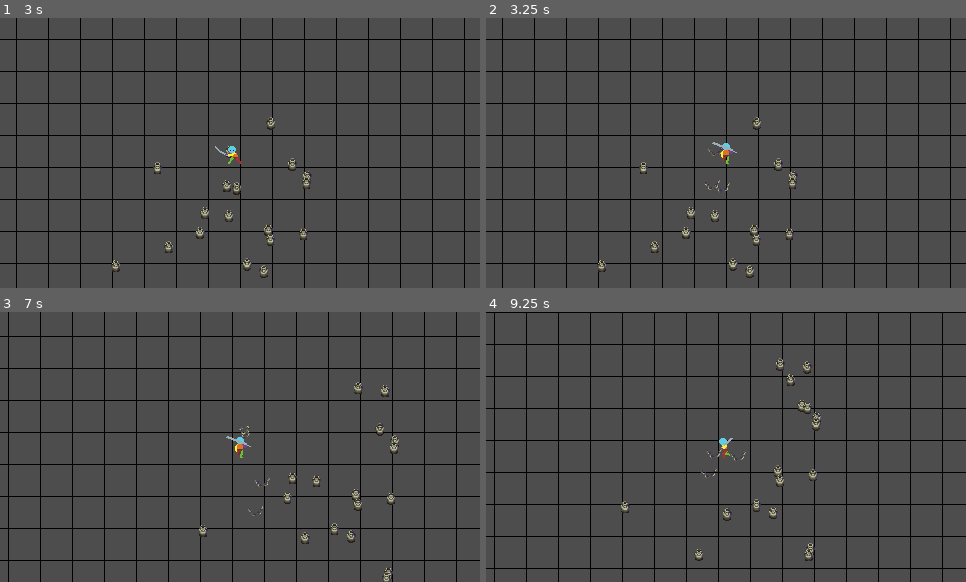
Above: before the commit, frames 1-4 (two rows, left to right).
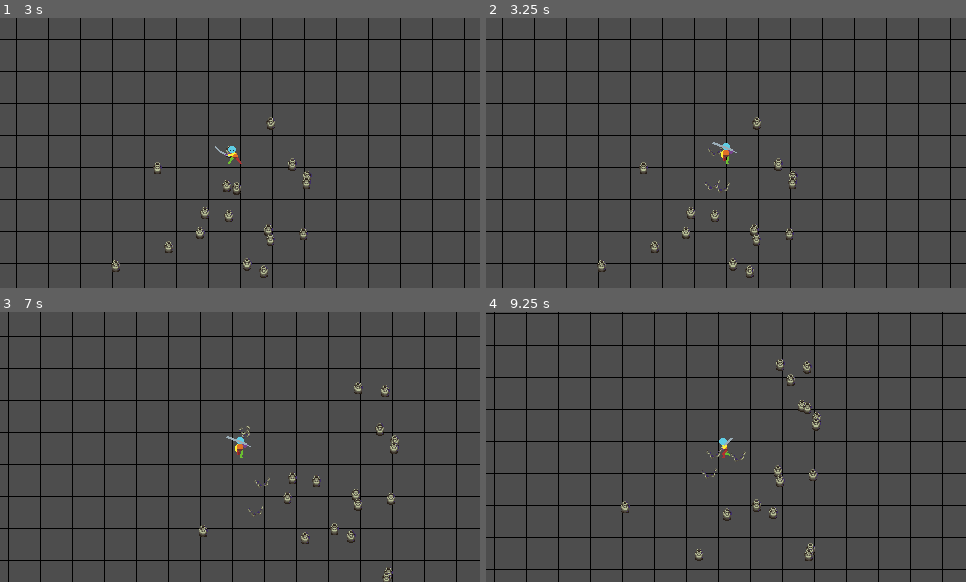
Above: after the commit, the same moments.

Repository: snowfrogdev/game-off-2024
Game: Godot game, scene res://main.tscn
Same seed, same stepped clock (60 frames per second), same inputs: the game is played once before the commit and once after it.
Inputs (mouse positions are in pixels of both pictures, inside the frame that each line leads up to):
- Up to frame 1 (3 s): move the mouse to (345, 139) at 0.52 s; hold D (Move Right) 0.53-1.28 s; click (345, 139) at 0.6 s; move the mouse to (144, 166) at 1.27 s; hold S (Move Down) 1.28-2.03 s; click (144, 166) at 1.35 s; move the mouse to (288, 93) at 2.02 s; hold D (Move Right) 2.03-2.78 s; click (288, 93) at 2.1 s; move the mouse to (216, 207) at 2.77 s; hold W (Move Up) from 2.78 s (still down); click (216, 207) at 2.85 s
- Up to frame 2 (3.25 s): keep holding W (Move Up)
- Up to frame 3 (7 s): move the mouse to (384, 487) at 3.52 s; release W (Move Up) at 3.53 s; hold A (Move Left) 3.53-5.03 s; click (384, 487) at 3.6 s; move the mouse to (96, 406) at 4.27 s; click (96, 406) at 4.35 s; move the mouse to (264, 447) at 5.02 s; hold S (Move Down) 5.03-5.78 s; click (264, 447) at 5.1 s; move the mouse to (168, 379) at 5.77 s; hold D (Move Right) 5.78-6.53 s; click (168, 379) at 5.85 s; move the mouse to (345, 433) at 6.52 s; hold W (Move Up) from 6.53 s (still down); click (345, 433) at 6.6 s
- Up to frame 4 (9.25 s): move the mouse to (630, 460) at 7.27 s; release W (Move Up) at 7.28 s; hold D (Move Right) 7.28-8.03 s; click (630, 460) at 7.35 s; move the mouse to (774, 387) at 8.02 s; hold S (Move Down) 8.03-8.78 s; click (774, 387) at 8.1 s; tap Enter at 8.75 s; move the mouse to (702, 501) at 8.77 s; hold A (Move Left) from 8.78 s (still down); click (702, 501) at 8.85 s

Frame 1 is identical in both runs. In frame 2, less than 0.1% of the frame differs, in the area x 23-65%, y 37-96%; in frame 3, less than 0.1%; in frame 4, 6.4%, in the area x 0-100%, y 0-96%.

Commit message:
Increase trauma value and rename hitbox to hurtbox; add enemy death handling and animations

Diff:
--- a/enemy.gd
+++ b/enemy.gd
@@ -5,9 +5,14 @@
 @export var chase_radius = 250.0 # Add chase radius
 @export var attack_radius = 25.0 # Add attack radius
 
+signal enemy_destroyed
+
 var last_direction = Vector2.DOWN # Track the last direction
+var is_dead = false # Track if the enemy is dead
 
 func _process(delta: float) -> void:
+    if is_dead:
+        return # Do nothing if the enemy is dead
     if player and is_player_within_radius():
         if is_player_within_attack_radius():
             perform_attack()
@@ -35,6 +40,8 @@
     play_attack_animation()
 
 func play_animation() -> void:
+    if is_dead:
+        return # Do not play any other animations if the enemy is dead
     if velocity.length() > 0:
         if abs(velocity.x) > abs(velocity.y):
             if velocity.x > 0:
@@ -59,6 +66,8 @@
                 $AnimatedSprite2D.play("idle-up")
 
 func play_attack_animation() -> void:
+    if is_dead:
+        return # Do not play attack animation if the enemy is dead
     if abs(last_direction.x) > abs(last_direction.y):
         if last_direction.x > 0:
             $AnimatedSprite2D.play("attack-right")
@@ -69,3 +78,25 @@
             $AnimatedSprite2D.play("attack-down")
         else:
             $AnimatedSprite2D.play("attack-up")
+
+func _on_hitbox_area_entered(area: Area2D) -> void:
+    if area.is_in_group("Sword"):
+        is_dead = true # Set the enemy as dead
+        play_death_animation()
+
+func play_death_animation() -> void:
+    if abs(last_direction.x) > abs(last_direction.y):
+        if last_direction.x > 0:
+            $AnimatedSprite2D.play("death-right")
+        else:
+            $AnimatedSprite2D.play("death-left")
+    else:
+        if last_direction.y > 0:
+            $AnimatedSprite2D.play("death-down")
+        else:
+            $AnimatedSprite2D.play("death-up")
+
+func _on_animated_sprite_2d_animation_finished() -> void:
+    if $AnimatedSprite2D.animation.begins_with("death-"):
+        enemy_destroyed.emit()
+        queue_free()
--- a/enemy.tscn
+++ b/enemy.tscn
@@ -1,14 +1,214 @@
-[gd_scene load_steps=60 format=3 uid="uid://nje6ra1sa16r"]
+[gd_scene load_steps=141 format=3 uid="uid://nje6ra1sa16r"]
 
 [ext_resource type="Script" path="res://enemy.gd" id="1_06pkv"]
 [ext_resource type="Texture2D" uid="uid://b3bo4p4u7bsup" path="res://sprites/1_Template_Idle_Down-Sheet.png" id="1_vuap5"]
 [ext_resource type="Texture2D" uid="uid://dca1uduqnbys0" path="res://sprites/1_Template_Idle_Left-Sheet.png" id="2_dqb1e"]
+[ext_resource type="Texture2D" uid="uid://btmasmsebkn83" path="res://sprites/5_Template_Death_Down-Sheet.png" id="2_f8cqp"]
+[ext_resource type="Texture2D" uid="uid://blnyip804kv5d" path="res://sprites/5_Template_Death_Left-Sheet.png" id="3_ikx0o"]
 [ext_resource type="Texture2D" uid="uid://dsk8fjrsnwweo" path="res://sprites/1_Template_Idle_Right-Sheet.png" id="3_w1slh"]
+[ext_resource type="Texture2D" uid="uid://bklk8ja0ebg6u" path="res://sprites/5_Template_Death_Right-Sheet.png" id="4_8ey08"]
 [ext_resource type="Texture2D" uid="uid://cpmchcppc2c8i" path="res://sprites/1_Template_Idle_Up-Sheet.png" id="4_lqn3p"]
+[ext_resource type="Texture2D" uid="uid://c7na2rqw75c8y" path="res://sprites/5_Template_Death_Up-Sheet.png" id="5_f35ia"]
 [ext_resource type="Texture2D" uid="uid://0palebq4boia" path="res://sprites/2_Template_Run_Down-Sheet.png" id="5_qwpr4"]
 [ext_resource type="Texture2D" uid="uid://cwl44gsddrt33" path="res://sprites/2_Template_Run_Left-Sheet.png" id="6_o5u07"]
 [ext_resource type="Texture2D" uid="uid://c14s5mxle5dwg" path="res://sprites/2_Template_Run_Right-Sheet.png" id="7_bsrxj"]
 [ext_resource type="Texture2D" uid="uid://d0hug1t3sm73k" path="res://sprites/2_Template_Run_Up-Sheet.png" id="8_maruw"]
+[ext_resource type="Texture2D" uid="uid://bch8voe2tb3py" path="res://sprites/4_Template_Take_Damage_Down-Sheet.png" id="10_5d3fl"]
+[ext_resource type="Texture2D" uid="uid://cdngms3rsgjk" path="res://sprites/4_Template_Take_Damage_Left-Sheet.png" id="11_50mc3"]
+[ext_resource type="Texture2D" uid="uid://cda08d14wa5tb" path="res://sprites/4_Template_Take_Damage_Right-Sheet.png" id="12_i4hsm"]
+[ext_resource type="Texture2D" uid="uid://flcjgjdbna72" path="res://sprites/4_Template_Take_Damage_Up-Sheet.png" id="13_wamt4"]
+
+[sub_resource type="AtlasTexture" id="AtlasTexture_bfp6q"]
+atlas = ExtResource("2_f8cqp")
+region = Rect2(0, 0, 128, 128)
+
+[sub_resource type="AtlasTexture" id="AtlasTexture_xk8w0"]
+atlas = ExtResource("2_f8cqp")
+region = Rect2(128, 0, 128, 128)
+
+[sub_resource type="AtlasTexture" id="AtlasTexture_c3dmh"]
+atlas = ExtResource("2_f8cqp")
+region = Rect2(256, 0, 128, 128)
+
+[sub_resource type="AtlasTexture" id="AtlasTexture_p1kbb"]
+atlas = ExtResource("2_f8cqp")
+region = Rect2(384, 0, 128, 128)
+
+[sub_resource type="AtlasTexture" id="AtlasTexture_13p0m"]
+atlas = ExtResource("2_f8cqp")
+region = Rect2(512, 0, 128, 128)
+
+[sub_resource type="AtlasTexture" id="AtlasTexture_vwlim"]
+atlas = ExtResource("2_f8cqp")
+region = Rect2(640, 0, 128, 128)
+
+[sub_resource type="AtlasTexture" id="AtlasTexture_1afg4"]
+atlas = ExtResource("2_f8cqp")
+region = Rect2(768, 0, 128, 128)
+
+[sub_resource type="AtlasTexture" id="AtlasTexture_h22of"]
+atlas = ExtResource("2_f8cqp")
+region = Rect2(896, 0, 128, 128)
+
+[sub_resource type="AtlasTexture" id="AtlasTexture_vilgh"]
+atlas = ExtResource("2_f8cqp")
+region = Rect2(1024, 0, 128, 128)
+
+[sub_resource type="AtlasTexture" id="AtlasTexture_nl7gx"]
+atlas = ExtResource("2_f8cqp")
+region = Rect2(1152, 0, 128, 128)
+
+[sub_resource type="AtlasTexture" id="AtlasTexture_q7seb"]
+atlas = ExtResource("2_f8cqp")
+region = Rect2(1280, 0, 128, 128)
+
+[sub_resource type="AtlasTexture" id="AtlasTexture_uol7q"]
+atlas = ExtResource("2_f8cqp")
+region = Rect2(1408, 0, 128, 128)
+
+[sub_resource type="AtlasTexture" id="AtlasTexture_etpvk"]
+atlas = ExtResource("3_ikx0o")
+region = Rect2(0, 0, 128, 128)
+
+[sub_resource type="AtlasTexture" id="AtlasTexture_4tuch"]
+atlas = ExtResource("3_ikx0o")
+region = Rect2(128, 0, 128, 128)
+
+[sub_resource type="AtlasTexture" id="AtlasTexture_ia1dw"]
+atlas = ExtResource("3_ikx0o")
+region = Rect2(256, 0, 128, 128)
+
+[sub_resource type="AtlasTexture" id="AtlasTexture_urdo1"]
+atlas = ExtResource("3_ikx0o")
+region = Rect2(384, 0, 128, 128)
+
+[sub_resource type="AtlasTexture" id="AtlasTexture_457wn"]
+atlas = ExtResource("3_ikx0o")
+region = Rect2(512, 0, 128, 128)
+
+[sub_resource type="AtlasTexture" id="AtlasTexture_glrdu"]
+atlas = ExtResource("3_ikx0o")
+region = Rect2(640, 0, 128, 128)
+
+[sub_resource type="AtlasTexture" id="AtlasTexture_6e3lq"]
+atlas = ExtResource("3_ikx0o")
+region = Rect2(768, 0, 128, 128)
+
+[sub_resource type="AtlasTexture" id="AtlasTexture_xiw38"]
+atlas = ExtResource("3_ikx0o")
+region = Rect2(896, 0, 128, 128)
+
+[sub_resource type="AtlasTexture" id="AtlasTexture_h1c6i"]
+atlas = ExtResource("3_ikx0o")
+region = Rect2(1024, 0, 128, 128)
+
+[sub_resource type="AtlasTexture" id="AtlasTexture_x5ciy"]
+atlas = ExtResource("3_ikx0o")
+region = Rect2(1152, 0, 128, 128)
+
+[sub_resource type="AtlasTexture" id="AtlasTexture_pnp2e"]
+atlas = ExtResource("3_ikx0o")
+region = Rect2(1280, 0, 128, 128)
+
+[sub_resource type="AtlasTexture" id="AtlasTexture_evndj"]
+atlas = ExtResource("3_ikx0o")
+region = Rect2(1408, 0, 128, 128)
+
+[sub_resource type="AtlasTexture" id="AtlasTexture_68btg"]
+atlas = ExtResource("4_8ey08")
+region = Rect2(0, 0, 128, 128)
+
+[sub_resource type="AtlasTexture" id="AtlasTexture_01txv"]
+atlas = ExtResource("4_8ey08")
+region = Rect2(128, 0, 128, 128)
+
+[sub_resource type="AtlasTexture" id="AtlasTexture_sjpk5"]
+atlas = ExtResource("4_8ey08")
+region = Rect2(256, 0, 128, 128)
+
+[sub_resource type="AtlasTexture" id="AtlasTexture_pyc36"]
+atlas = ExtResource("4_8ey08")
+region = Rect2(384, 0, 128, 128)
+
+[sub_resource type="AtlasTexture" id="AtlasTexture_5uab1"]
+atlas = ExtResource("4_8ey08")
+region = Rect2(512, 0, 128, 128)
+
+[sub_resource type="AtlasTexture" id="AtlasTexture_xngrf"]
+atlas = ExtResource("4_8ey08")
+region = Rect2(640, 0, 128, 128)
+
+[sub_resource type="AtlasTexture" id="AtlasTexture_ekp50"]
+atlas = ExtResource("4_8ey08")
+region = Rect2(768, 0, 128, 128)
+
+[sub_resource type="AtlasTexture" id="AtlasTexture_ex4hb"]
+atlas = ExtResource("4_8ey08")
+region = Rect2(896, 0, 128, 128)
+
+[sub_resource type="AtlasTexture" id="AtlasTexture_1g5jj"]
+atlas = ExtResource("4_8ey08")
+region = Rect2(1024, 0, 128, 128)
+
+[sub_resource type="AtlasTexture" id="AtlasTexture_1mybk"]
+atlas = ExtResource("4_8ey08")
+region = Rect2(1152, 0, 128, 128)
+
+[sub_resource type="AtlasTexture" id="AtlasTexture_67t7b"]
+atlas = ExtResource("4_8ey08")
+region = Rect2(1280, 0, 128, 128)
+
+[sub_resource type="AtlasTexture" id="AtlasTexture_naxpc"]
+atlas = ExtResource("4_8ey08")
+region = Rect2(1408, 0, 128, 128)
+
+[sub_resource type="AtlasTexture" id="AtlasTexture_yx311"]
+atlas = ExtResource("5_f35ia")
+region = Rect2(0, 0, 128, 128)
+
+[sub_resource type="AtlasTexture" id="AtlasTexture_tassh"]
+atlas = ExtResource("5_f35ia")
+region = Rect2(128, 0, 128, 128)
+
+[sub_resource type="AtlasTexture" id="AtlasTexture_p4qh0"]
+atlas = ExtResource("5_f35ia")
+region = Rect2(256, 0, 128, 128)
+
+[sub_resource type="AtlasTexture" id="AtlasTexture_24nfb"]
+atlas = ExtResource("5_f35ia")
+region = Rect2(384, 0, 128, 128)
+
+[sub_resource type="AtlasTexture" id="AtlasTexture_em4hy"]
+atlas = ExtResource("5_f35ia")
+region = Rect2(512, 0, 128, 128)
+
+[sub_resource type="AtlasTexture" id="AtlasTexture_l5l5s"]
+atlas = ExtResource("5_f35ia")
+region = Rect2(640, 0, 128, 128)
+
+[sub_resource type="AtlasTexture" id="AtlasTexture_37gf8"]
+atlas = ExtResource("5_f35ia")
+region = Rect2(768, 0, 128, 128)
+
+[sub_resource type="AtlasTexture" id="AtlasTexture_2ymyv"]
+atlas = ExtResource("5_f35ia")
+region = Rect2(896, 0, 128, 128)
+
+[sub_resource type="AtlasTexture" id="AtlasTexture_kcf5q"]
+atlas = ExtResource("5_f35ia")
+region = Rect2(1024, 0, 128, 128)
+
+[sub_resource type="AtlasTexture" id="AtlasTexture_t4kxq"]
+atlas = ExtResource("5_f35ia")
+region = Rect2(1152, 0, 128, 128)
+
+[sub_resource type="AtlasTexture" id="AtlasTexture_iwgk5"]
+atlas = ExtResource("5_f35ia")
+region = Rect2(1280, 0, 128, 128)
+
+[sub_resource type="AtlasTexture" id="AtlasTexture_oxyrq"]
+atlas = ExtResource("5_f35ia")
+region = Rect2(1408, 0, 128, 128)
 
 [sub_resource type="AtlasTexture" id="AtlasTexture_vgxlu"]
 atlas = ExtResource("1_vuap5")
@@ -200,6 +400,102 @@
 
 [sub_resource type="AtlasTexture" id="AtlasTexture_q3hs1"]
 atlas = ExtResource("8_maruw")
+region = Rect2(640, 0, 128, 128)
+
+[sub_resource type="AtlasTexture" id="AtlasTexture_6qq81"]
+atlas = ExtResource("10_5d3fl")
+region = Rect2(0, 0, 128, 128)
+
+[sub_resource type="AtlasTexture" id="AtlasTexture_5h1ft"]
+atlas = ExtResource("10_5d3fl")
+region = Rect2(128, 0, 128, 128)
+
+[sub_resource type="AtlasTexture" id="AtlasTexture_bwjtb"]
+atlas = ExtResource("10_5d3fl")
+region = Rect2(256, 0, 128, 128)
+
+[sub_resource type="AtlasTexture" id="AtlasTexture_u8ll0"]
+atlas = ExtResource("10_5d3fl")
+region = Rect2(384, 0, 128, 128)
+
+[sub_resource type="AtlasTexture" id="AtlasTexture_ay4tj"]
+atlas = ExtResource("10_5d3fl")
+region = Rect2(512, 0, 128, 128)
+
+[sub_resource type="AtlasTexture" id="AtlasTexture_7fehm"]
+atlas = ExtResource("10_5d3fl")
+region = Rect2(640, 0, 128, 128)
+
+[sub_resource type="AtlasTexture" id="AtlasTexture_0m87l"]
+atlas = ExtResource("11_50mc3")
+region = Rect2(0, 0, 128, 128)
+
+[sub_resource type="AtlasTexture" id="AtlasTexture_oesqv"]
+atlas = ExtResource("11_50mc3")
+region = Rect2(128, 0, 128, 128)
+
+[sub_resource type="AtlasTexture" id="AtlasTexture_niaft"]
+atlas = ExtResource("11_50mc3")
+region = Rect2(256, 0, 128, 128)
+
+[sub_resource type="AtlasTexture" id="AtlasTexture_p210r"]
+atlas = ExtResource("11_50mc3")
+region = Rect2(384, 0, 128, 128)
+
+[sub_resource type="AtlasTexture" id="AtlasTexture_xxy6d"]
+atlas = ExtResource("11_50mc3")
+region = Rect2(512, 0, 128, 128)
+
+[sub_resource type="AtlasTexture" id="AtlasTexture_v868t"]
+atlas = ExtResource("11_50mc3")
+region = Rect2(640, 0, 128, 128)
+
+[sub_resource type="AtlasTexture" id="AtlasTexture_j3hb4"]
+atlas = ExtResource("12_i4hsm")
+region = Rect2(0, 0, 128, 128)
+
+[sub_resource type="AtlasTexture" id="AtlasTexture_8n1o4"]
+atlas = ExtResource("12_i4hsm")
+region = Rect2(128, 0, 128, 128)
+
+[sub_resource type="AtlasTexture" id="AtlasTexture_d7e58"]
+atlas = ExtResource("12_i4hsm")
+region = Rect2(256, 0, 128, 128)
+
+[sub_resource type="AtlasTexture" id="AtlasTexture_h5rg5"]
+atlas = ExtResource("12_i4hsm")
+region = Rect2(384, 0, 128, 128)
+
+[sub_resource type="AtlasTexture" id="AtlasTexture_ec7g2"]
+atlas = ExtResource("12_i4hsm")
+region = Rect2(512, 0, 128, 128)
+
+[sub_resource type="AtlasTexture" id="AtlasTexture_fbu0r"]
+atlas = ExtResource("12_i4hsm")
+region = Rect2(640, 0, 128, 128)
+
+[sub_resource type="AtlasTexture" id="AtlasTexture_12f4b"]
+atlas = ExtResource("13_wamt4")
+region = Rect2(0, 0, 128, 128)
+
+[sub_resource type="AtlasTexture" id="AtlasTexture_660b3"]
+atlas = ExtResource("13_wamt4")
+region = Rect2(128, 0, 128, 128)
+
+[sub_resource type="AtlasTexture" id="AtlasTexture_jrck8"]
+atlas = ExtResource("13_wamt4")
+region = Rect2(256, 0, 128, 128)
+
+[sub_resource type="AtlasTexture" id="AtlasTexture_13aiy"]
+atlas = ExtResource("13_wamt4")
+region = Rect2(384, 0, 128, 128)
+
+[sub_resource type="AtlasTexture" id="AtlasTexture_6m4b0"]
+atlas = ExtResource("13_wamt4")
+region = Rect2(512, 0, 128, 128)
+
+[sub_resource type="AtlasTexture" id="AtlasTexture_ivll5"]
+atlas = ExtResource("13_wamt4")
 region = Rect2(640, 0, 128, 128)
 
 [sub_resource type="SpriteFrames" id="SpriteFrames_ch2wp"]
@@ -226,6 +522,170 @@
 }, {
 "frames": [{
 "duration": 1.0,
+"texture": SubResource("AtlasTexture_bfp6q")
+}, {
+"duration": 1.0,
+"texture": SubResource("AtlasTexture_xk8w0")
+}, {
+"duration": 1.0,
+"texture": SubResource("AtlasTexture_c3dmh")
+}, {
+"duration": 1.0,
+"texture": SubResource("AtlasTexture_p1kbb")
+}, {
+"duration": 1.0,
+"texture": SubResource("AtlasTexture_13p0m")
+}, {
+"duration": 1.0,
+"texture": SubResource("AtlasTexture_vwlim")
+}, {
+"duration": 1.0,
+"texture": SubResource("AtlasTexture_1afg4")
+}, {
+"duration": 1.0,
+"texture": SubResource("AtlasTexture_h22of")
+}, {
+"duration": 1.0,
+"texture": SubResource("AtlasTexture_vilgh")
+}, {
+"duration": 1.0,
+"texture": SubResource("AtlasTexture_nl7gx")
+}, {
+"duration": 1.0,
+"texture": SubResource("AtlasTexture_q7seb")
+}, {
+"duration": 1.0,
+"texture": SubResource("AtlasTexture_uol7q")
+}],
+"loop": false,
+"name": &"death-down",
+"speed": 12.0
+}, {
+"frames": [{
+"duration": 1.0,
+"texture": SubResource("AtlasTexture_etpvk")
+}, {
+"duration": 1.0,
+"texture": SubResource("AtlasTexture_4tuch")
+}, {
+"duration": 1.0,
+"texture": SubResource("AtlasTexture_ia1dw")
+}, {
+"duration": 1.0,
+"texture": SubResource("AtlasTexture_urdo1")
+}, {
+"duration": 1.0,
+"texture": SubResource("AtlasTexture_457wn")
+}, {
+"duration": 1.0,
+"texture": SubResource("AtlasTexture_glrdu")
+}, {
+"duration": 1.0,
+"texture": SubResource("AtlasTexture_6e3lq")
+}, {
+"duration": 1.0,
+"texture": SubResource("AtlasTexture_xiw38")
+}, {
+"duration": 1.0,
+"texture": SubResource("AtlasTexture_h1c6i")
+}, {
+"duration": 1.0,
+"texture": SubResource("AtlasTexture_x5ciy")
+}, {
+"duration": 1.0,
+"texture": SubResource("AtlasTexture_pnp2e")
+}, {
+"duration": 1.0,
+"texture": SubResource("AtlasTexture_evndj")
+}],
+"loop": false,
+"name": &"death-left",
+"speed": 12.0
+}, {
+"frames": [{
+"duration": 1.0,
+"texture": SubResource("AtlasTexture_68btg")
+}, {
+"duration": 1.0,
+"texture": SubResource("AtlasTexture_01txv")
+}, {
+"duration": 1.0,
+"texture": SubResource("AtlasTexture_sjpk5")
+}, {
+"duration": 1.0,
+"texture": SubResource("AtlasTexture_pyc36")
+}, {
+"duration": 1.0,
+"texture": SubResource("AtlasTexture_5uab1")
+}, {
+"duration": 1.0,
+"texture": SubResource("AtlasTexture_xngrf")
+}, {
+"duration": 1.0,
+"texture": SubResource("AtlasTexture_ekp50")
+}, {
+"duration": 1.0,
+"texture": SubResource("AtlasTexture_ex4hb")
+}, {
+"duration": 1.0,
+"texture": SubResource("AtlasTexture_1g5jj")
+}, {
+"duration": 1.0,
+"texture": SubResource("AtlasTexture_1mybk")
+}, {
+"duration": 1.0,
+"texture": SubResource("AtlasTexture_67t7b")
+}, {
+"duration": 1.0,
+"texture": SubResource("AtlasTexture_naxpc")
+}],
+"loop": false,
+"name": &"death-right",
+"speed": 12.0
+}, {
+"frames": [{
+"duration": 1.0,
+"texture": SubResource("AtlasTexture_yx311")
+}, {
+"duration": 1.0,
+"texture": SubResource("AtlasTexture_tassh")
+}, {
+"duration": 1.0,
+"texture": SubResource("AtlasTexture_p4qh0")
+}, {
+"duration": 1.0,
+"texture": SubResource("AtlasTexture_24nfb")
+}, {
+"duration": 1.0,
+"texture": SubResource("AtlasTexture_em4hy")
+}, {
+"duration": 1.0,
+"texture": SubResource("AtlasTexture_l5l5s")
+}, {
+"duration": 1.0,
+"texture": SubResource("AtlasTexture_37gf8")
+}, {
+"duration": 1.0,
+"texture": SubResource("AtlasTexture_2ymyv")
+}, {
+"duration": 1.0,
+"texture": SubResource("AtlasTexture_kcf5q")
+}, {
+"duration": 1.0,
+"texture": SubResource("AtlasTexture_t4kxq")
+}, {
+"duration": 1.0,
+"texture": SubResource("AtlasTexture_iwgk5")
+}, {
+"duration": 1.0,
+"texture": SubResource("AtlasTexture_oxyrq")
+}],
+"loop": false,
+"name": &"death-up",
+"speed": 12.0
+}, {
+"frames": [{
+"duration": 1.0,
 "texture": SubResource("AtlasTexture_vgxlu")
 }, {
 "duration": 1.0,
@@ -406,11 +866,106 @@
 }],
 "loop": true,
 "name": &"run-up",
+"speed": 12.0
+}, {
+"frames": [{
+"duration": 1.0,
+"texture": SubResource("AtlasTexture_6qq81")
+}, {
+"duration": 1.0,
+"texture": SubResource("AtlasTexture_5h1ft")
+}, {
+"duration": 1.0,
+"texture": SubResource("AtlasTexture_bwjtb")
+}, {
+"duration": 1.0,
+"texture": SubResource("AtlasTexture_u8ll0")
+}, {
+"duration": 1.0,
+"texture": SubResource("AtlasTexture_ay4tj")
+}, {
+"duration": 1.0,
+"texture": SubResource("AtlasTexture_7fehm")
+}],
+"loop": false,
+"name": &"take-damage-down",
+"speed": 12.0
+}, {
+"frames": [{
+"duration": 1.0,
+"texture": SubResource("AtlasTexture_0m87l")
+}, {
+"duration": 1.0,
+"texture": SubResource("AtlasTexture_oesqv")
+}, {
+"duration": 1.0,
+"texture": SubResource("AtlasTexture_niaft")
+}, {
+"duration": 1.0,
+"texture": SubResource("AtlasTexture_p210r")
+}, {
+"duration": 1.0,
+"texture": SubResource("AtlasTexture_xxy6d")
+}, {
+"duration": 1.0,
+"texture": SubResource("AtlasTexture_v868t")
+}],
+"loop": false,
+"name": &"take-damage-left",
+"speed": 12.0
+}, {
+"frames": [{
+"duration": 1.0,
+"texture": SubResource("AtlasTexture_j3hb4")
+}, {
+"duration": 1.0,
+"texture": SubResource("AtlasTexture_8n1o4")
+}, {
+"duration": 1.0,
+"texture": SubResource("AtlasTexture_d7e58")
+}, {
+"duration": 1.0,
+"texture": SubResource("AtlasTexture_h5rg5")
+}, {
+"duration": 1.0,
+"texture": SubResource("AtlasTexture_ec7g2")
+}, {
+"duration": 1.0,
+"texture": SubResource("AtlasTexture_fbu0r")
+}],
+"loop": false,
+"name": &"take-damage-right",
+"speed": 12.0
+}, {
+"frames": [{
+"duration": 1.0,
+"texture": SubResource("AtlasTexture_12f4b")
+}, {
+"duration": 1.0,
+"texture": SubResource("AtlasTexture_660b3")
+}, {
+"duration": 1.0,
+"texture": SubResource("AtlasTexture_jrck8")
+}, {
+"duration": 1.0,
+"texture": SubResource("AtlasTexture_13aiy")
+}, {
+"duration": 1.0,
+"texture": SubResource("AtlasTexture_6m4b0")
+}, {
+"duration": 1.0,
+"texture": SubResource("AtlasTexture_ivll5")
+}],
+"loop": false,
+"name": &"take-damage-up",
 "speed": 12.0
 }]
 
 [sub_resource type="RectangleShape2D" id="RectangleShape2D_o8tie"]
 size = Vector2(14, 6.5)
+
+[sub_resource type="RectangleShape2D" id="RectangleShape2D_7vpsc"]
+size = Vector2(14, 22)
 
 [node name="Enemy" type="CharacterBody2D"]
 script = ExtResource("1_06pkv")
@@ -418,8 +973,16 @@
 
 [node name="AnimatedSprite2D" type="AnimatedSprite2D" parent="."]
 sprite_frames = SubResource("SpriteFrames_ch2wp")
-animation = &"attack-down"
+animation = &"idle-down"
 
 [node name="CollisionShape2D" type="CollisionShape2D" parent="."]
 position = Vector2(0, 8.25)
 shape = SubResource("RectangleShape2D_o8tie")
+
+[node name="Hurtbox" type="Area2D" parent="." groups=["Hittable"]]
+
+[node name="CollisionShape2D" type="CollisionShape2D" parent="Hurtbox"]
+shape = SubResource("RectangleShape2D_7vpsc")
+
+[connection signal="animation_finished" from="AnimatedSprite2D" to="." method="_on_animated_sprite_2d_animation_finished"]
+[connection signal="area_entered" from="Hurtbox" to="." method="_on_hitbox_area_entered"]
--- a/main.tscn
+++ b/main.tscn
@@ -666,7 +666,7 @@
 position = Vector2(240, 134)
 motion_mode = 1
 script = ExtResource("1_6gt16")
-TRAUMA_VALUE = 0.05
+TRAUMA_VALUE = 0.075
 metadata/_edit_group_ = true
 
 [node name="AnimatedSprite2D" type="AnimatedSprite2D" parent="Player"]
--- a/pot.tscn
+++ b/pot.tscn
@@ -63,11 +63,11 @@
 position = Vector2(0, 11.0715)
 shape = SubResource("RectangleShape2D_hljc6")
 
-[node name="Hitbox" type="Area2D" parent="." groups=["Hittable"]]
+[node name="Hurtbox" type="Area2D" parent="." groups=["Hittable"]]
 
-[node name="CollisionShape2D" type="CollisionShape2D" parent="Hitbox"]
+[node name="CollisionShape2D" type="CollisionShape2D" parent="Hurtbox"]
 position = Vector2(0, 3.57146)
 shape = SubResource("RectangleShape2D_wb4pf")
 
 [connection signal="animation_finished" from="AnimatedSprite2D" to="." method="_on_animated_sprite_2d_animation_finished"]
-[connection signal="area_entered" from="Hitbox" to="." method="_on_hitbox_area_entered"]
+[connection signal="area_entered" from="Hurtbox" to="." method="_on_hitbox_area_entered"]
Binary file added: sprites/4_Template_Take_Damage_Down-Sheet.png
Not shown, added: sprites/4_Template_Take_Damage_Down-Sheet.png.import
Binary file added: sprites/4_Template_Take_Damage_Left-Sheet.png
Not shown, added: sprites/4_Template_Take_Damage_Left-Sheet.png.import
Binary file added: sprites/4_Template_Take_Damage_Right-Sheet.png
Not shown, added: sprites/4_Template_Take_Damage_Right-Sheet.png.import
Binary file added: sprites/4_Template_Take_Damage_Up-Sheet.png
Not shown, added: sprites/4_Template_Take_Damage_Up-Sheet.png.import
Binary file added: sprites/5_Template_Death_Down-Sheet.png
Not shown, added: sprites/5_Template_Death_Down-Sheet.png.import
Binary file added: sprites/5_Template_Death_Left-Sheet.png
Not shown, added: sprites/5_Template_Death_Left-Sheet.png.import
(and 4 more such lines)
